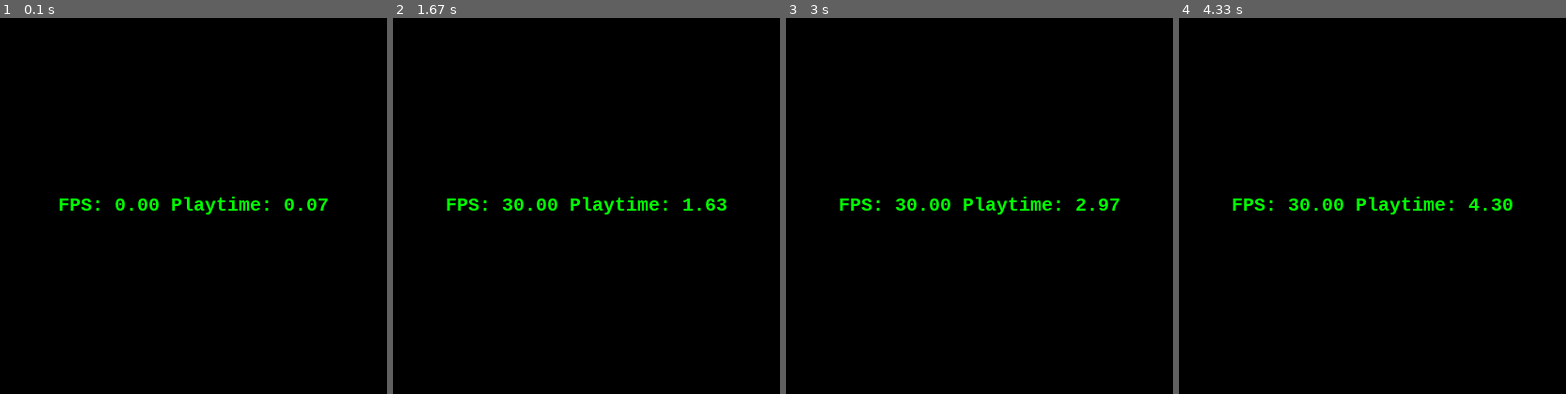
Above: before the commit, frames 1-4 (left to right).
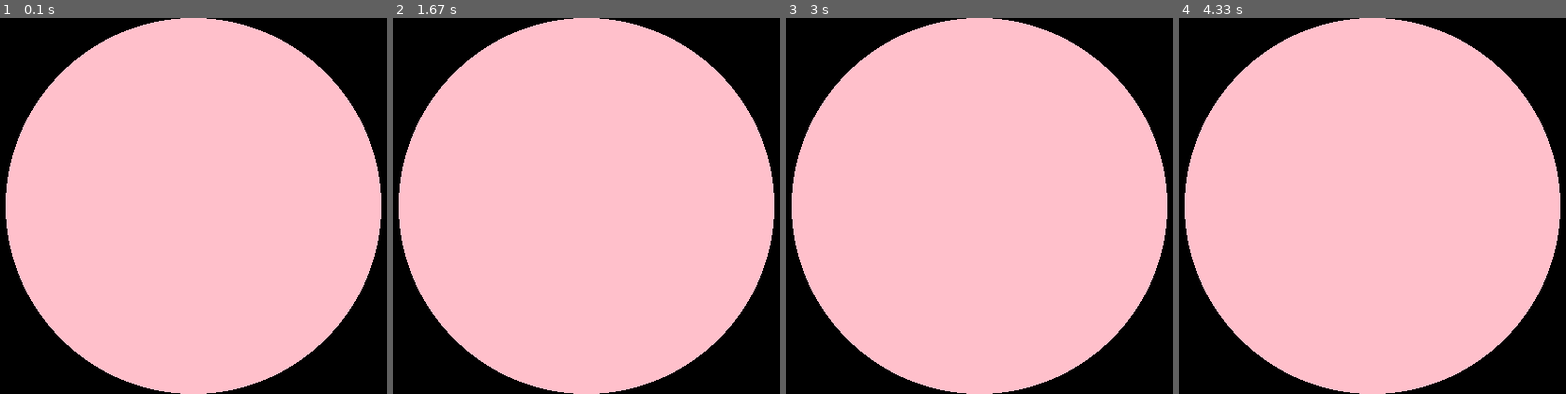
Above: after the commit, the same moments.

Repository: kok00n/pygame
Game: pygame game, started from framerate.py
Two runs of this game, one before a commit and one after it. Both use one fixed random seed, a clock stepped at 60 frames per second and the inputs below.
Inputs:
- Up to frame 1 (0.1 s): no input
- Up to frame 2 (1.67 s): no input
- Up to frame 3 (3 s): no input
- Up to frame 4 (4.33 s): no input

The runs differ from the first frame. In frame 1, 76% of the frame differs, in the area x 1-99%, y 0-100%; in frame 2, 76%; in frame 3, 76%; in frame 4, 76%.

Commit message:
big pink circle in the middle of the screen

Diff:
--- a/framerate.py
+++ b/framerate.py
@@ -27,7 +27,12 @@
 
             milliseconds = self.clock.tick(self.fps)
             self.playtime += milliseconds / 1000.0
-            self.draw_text(f"FPS: {self.clock.get_fps():02.2f} Playtime: {self.playtime:4.2f}")
+            #self.draw_text(f"FPS: {self.clock.get_fps():02.2f} Playtime: {self.playtime:4.2f}")
+
+            # Big pink circle in the middle of the screen
+            radius = int(min((self.width, self.height)))
+            self.draw_circle(where=((self.width - radius) // 2, (self.height - radius) // 2), radius=int(radius / 2) , color=(255, 192, 203))
+
             pygame.display.update()
             self.screen.blit(self.background, (0, 0))
 
@@ -38,6 +43,11 @@
         surface = self.font.render(text, True, (0, 255, 0))
         self.screen.blit(surface, ((self.width - fw) // 2, (self.height - fh) // 2))
 
+    def draw_circle(self, where, radius=25, color=(0, 0, 255)):
+        surface = pygame.Surface((radius * 2, radius * 2))
+        pygame.draw.circle(surface, color, (radius, radius), radius)
+        self.screen.blit(surface, where)
+
 
 if __name__ == '__main__':
     FpsView().run()
